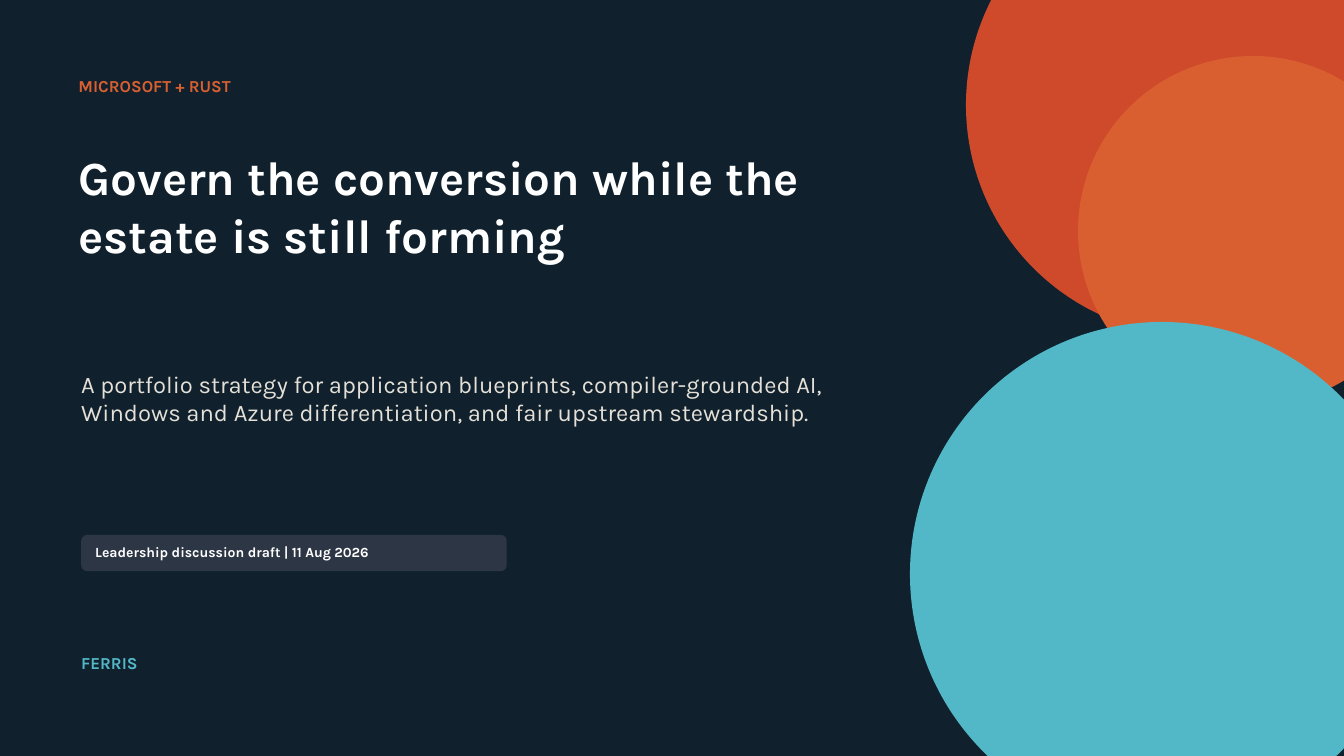
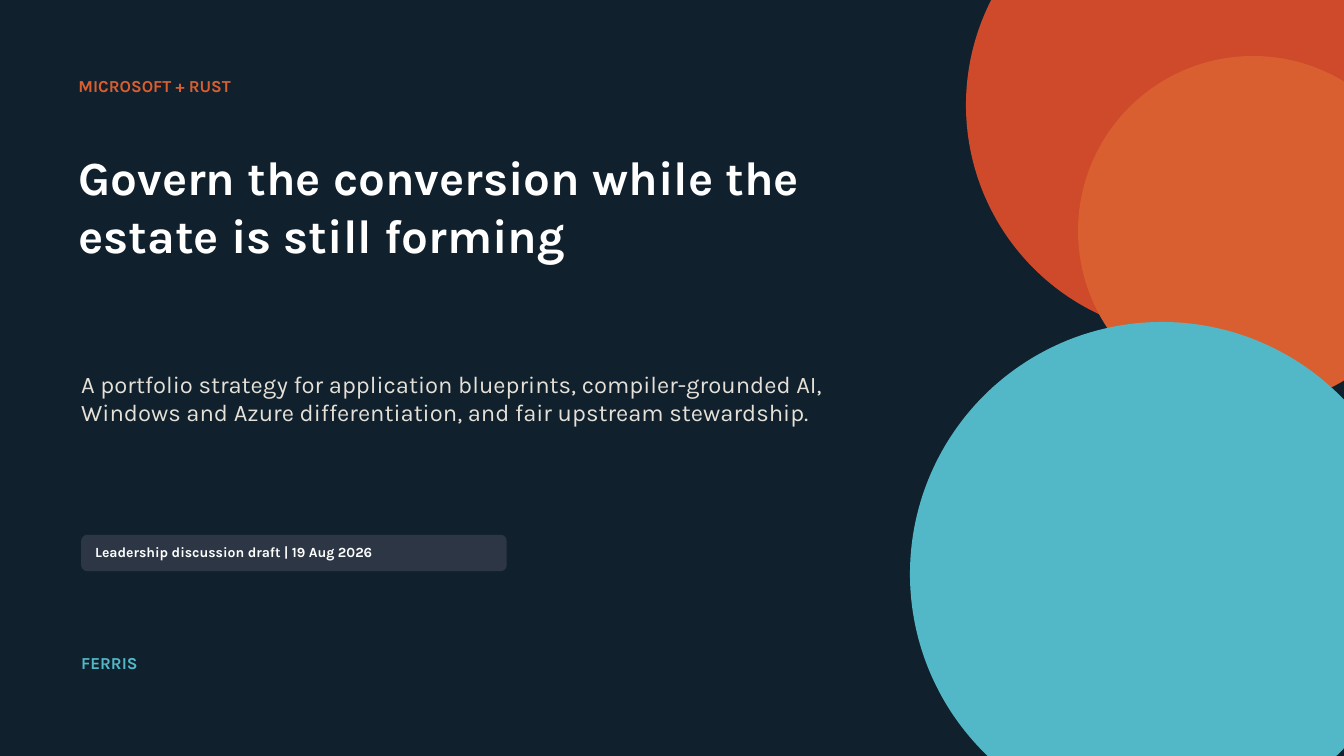
Before and after one commit to giodl73-repo/FERRIS, a slide deck: slide 1 of docs/leadership/MICROSOFT_RUST_INVESTMENT_DECK.pptx. Drawn at 1344x756 pixels with LibreOffice and Linux fonts; fonts in the diff are those of the drawing. Boxes give left, top, right and bottom in pixels: in the first picture for what was removed or moved away, otherwise in the second. Text is boxed around its words. In the diff, an @@ line names an element or a change of style, - is before the commit and + after.

```diff
--- a/docs/leadership/MICROSOFT_RUST_INVESTMENT_DECK.pptx
+++ b/docs/leadership/MICROSOFT_RUST_INVESTMENT_DECK.pptx
@@ text at (95, 547, 372, 561): text changed @@
-Leadership discussion draft | 11 Aug 2026
+Leadership discussion draft | 19 Aug 2026
```
Also in this commit, not shown: 3 other slides changed, 2 slides added, 2 slides removed, 6 other files.
